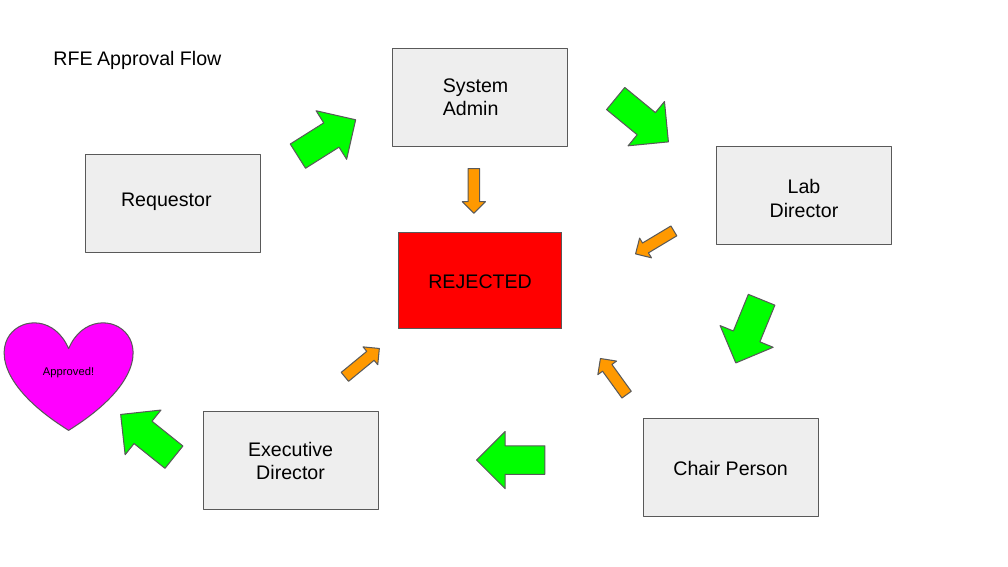
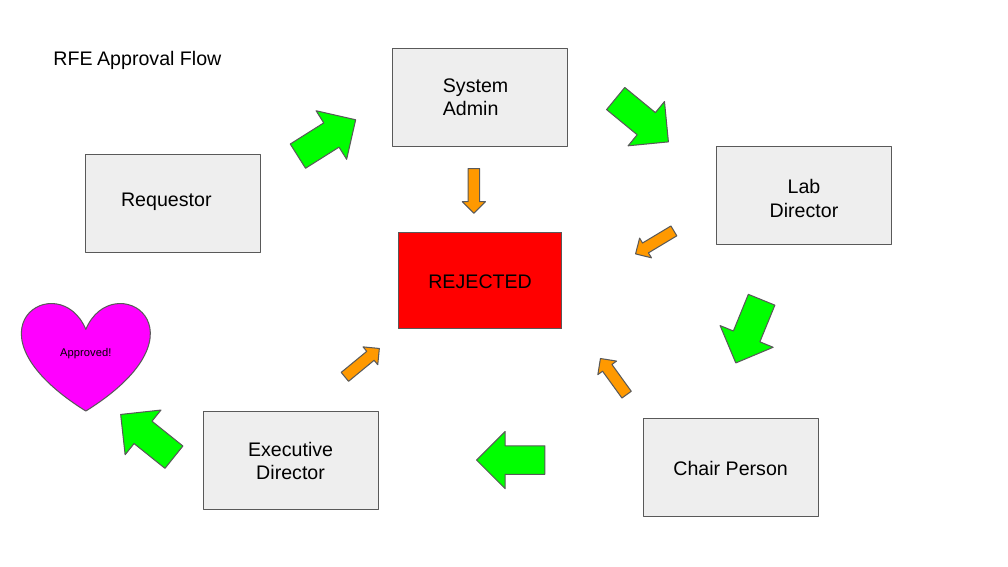
Before and after one commit to jymin94/f15b7proj1, a slide deck: slide 9 of Apex-Project.pptx (slide 6 before the commit). Drawn at 1008x567 pixels with LibreOffice and Linux fonts; fonts in the diff are those of the drawing. Boxes give left, top, right and bottom in pixels: in the first picture for what was removed or moved away, otherwise in the second. Text is boxed around its words. In the diff, an @@ line names an element or a change of style, - is before the commit and + after.

```diff
--- a/Apex-Project.pptx
+++ b/Apex-Project.pptx
@@ heart "Approved!": place and size @@
-heart "Approved!" at [5, 322, 133, 430]
+heart "Approved!" at [22, 302, 150, 411]
```
Also in this commit, not shown: 1 other slide changed, 7 slides added, 3 slides removed.
